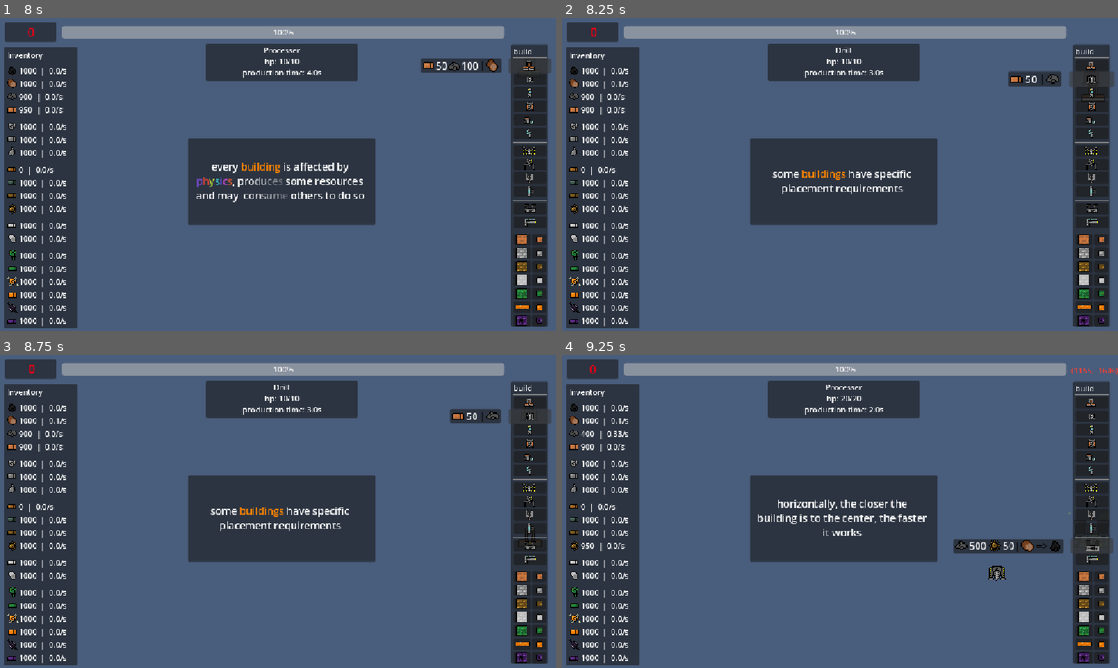
Above: before the commit, frames 1-4 (two rows, left to right).
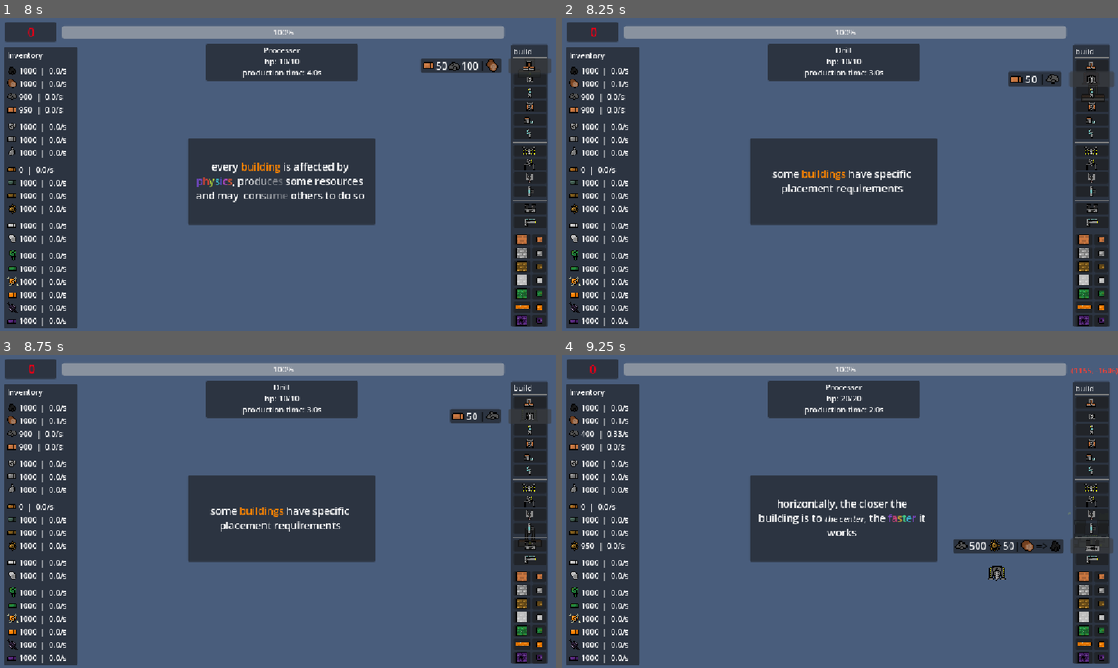
Above: after the commit, the same moments.

Repository: lucasbou-upsider/Indie-jam
Game: Godot game, scene res://scene/world.tscn
Two runs of this game, one before a commit and one after it. Both use one fixed random seed, a clock stepped at 60 frames per second and the inputs below.
Inputs (mouse positions are in pixels of both pictures, inside the frame that each line leads up to):
- Up to frame 1 (8 s): tap Enter at 0.5, 4.25, 6.5 s; move the mouse to (250, 237) at 0.52 s; hold Right mouse button (click droit) 0.53-1.28 s; hold W (haut) 0.53-2.03 s; move the mouse to (444, 221) at 1.27 s; click (444, 221) at 1.35 s; move the mouse to (111, 127) at 2.02 s; hold Shift (courir) 2.03-2.78 s; hold A (gauche) 2.03-3.53 s; move the mouse to (305, 174) at 2.77 s; tap E (verif_pv) at 2.85, 5.85 s; tap Space at 3.5, 5 s; move the mouse to (194, 96) at 3.52 s; hold S (bas) 3.53-4.28 s; hold Right mouse button (click droit) 3.53-4.28 s; move the mouse to (400, 158) at 4.27 s; hold D (droite) 4.28-5.03 s; click (400, 158) at 4.35 s; move the mouse to (166, 190) at 5.02 s; hold W (haut) 5.03-5.78 s; hold Shift (courir) 5.03-5.78 s; move the mouse to (333, 105) at 5.77 s; hold D (droite) 5.78-7.25 s; move the mouse to (250, 237) at 6.52 s; hold Right mouse button (click droit) 6.53-7.25 s; click (528, 64) at 7.25 s
- Up to frame 2 (8.25 s): click (1090, 80) at 8 s
- Up to frame 3 (8.75 s): no input
- Up to frame 4 (9.25 s): move the mouse to (1090, 539) at 8.77 s; hold D (droite) from 8.78 s (still down); click (1090, 539) at 8.85 s

Frame 1 is identical in both runs. In frame 2, 0.2% of the frame differs, in the area x 39-62%, y 53-57%; in frame 3, 0.2%; in frame 4, 0.6%, in the area x 35-66%, y 50-58%.

Commit message:
tutooooooo finito 2

Diff:
--- a/project.godot
+++ b/project.godot
@@ -35,25 +35,21 @@
 haut={
 "deadzone": 0.2,
 "events": [Object(InputEventKey,"resource_local_to_scene":false,"resource_name":"","device":-1,"window_id":0,"alt_press …(192 unchanged characters)…
-, Object(InputEventKey,"resource_local_to_scene":false,"resource_name":"","device":-1,"window_id":0,"alt_pressed":false,"shift_pressed":false,"ctrl_pressed":false,"meta_pressed":false,"pressed":false,"keycode":0,"physical_keycode":4194320,"key_label":0,"unicode":0,"location":0,"echo":false,"script":null)
 ]
 }
 bas={
 "deadzone": 0.2,
 "events": [Object(InputEventKey,"resource_local_to_scene":false,"resource_name":"","device":-1,"window_id":0,"alt_press …(192 unchanged characters)…
-, Object(InputEventKey,"resource_local_to_scene":false,"resource_name":"","device":-1,"window_id":0,"alt_pressed":false,"shift_pressed":false,"ctrl_pressed":false,"meta_pressed":false,"pressed":false,"keycode":0,"physical_keycode":4194322,"key_label":0,"unicode":0,"location":0,"echo":false,"script":null)
 ]
 }
 gauche={
 "deadzone": 0.2,
 "events": [Object(InputEventKey,"resource_local_to_scene":false,"resource_name":"","device":-1,"window_id":0,"alt_press …(192 unchanged characters)…
-, Object(InputEventKey,"resource_local_to_scene":false,"resource_name":"","device":-1,"window_id":0,"alt_pressed":false,"shift_pressed":false,"ctrl_pressed":false,"meta_pressed":false,"pressed":false,"keycode":0,"physical_keycode":4194319,"key_label":0,"unicode":0,"location":0,"echo":false,"script":null)
 ]
 }
 droite={
 "deadzone": 0.2,
 "events": [Object(InputEventKey,"resource_local_to_scene":false,"resource_name":"","device":-1,"window_id":0,"alt_press …(192 unchanged characters)…
-, Object(InputEventKey,"resource_local_to_scene":false,"resource_name":"","device":-1,"window_id":0,"alt_pressed":false,"shift_pressed":false,"ctrl_pressed":false,"meta_pressed":false,"pressed":false,"keycode":0,"physical_keycode":4194321,"key_label":0,"unicode":0,"location":0,"echo":false,"script":null)
 ]
 }
 courir={
--- a/scene/tuto.gd
+++ b/scene/tuto.gd
@@ -18,9 +18,9 @@
 	"on the left you can see your [color=ffff00]resources and production...",
 	"...and on the right [color=ff8500]the buildings",
 	"every [color=ff8500]building[/color] is affected by [rainbow]physics[/rainbow], [fade]produces[/fade] some resources and may [fade] consume [/fade]others to do so",
-	"some [color=ff8500]buildings[/color] have specific placement requirements",
-	"horizontally, the closer the building is to the center, the faster it works",
-	"the game is divided into 4 main phases, each with new dangers and buildings",
+	"some [color=ff8500]buildings[/color] have specific [shake]placement requirements",
+	"horizontally, the closer the building is to [i]the center[/i], the [rainbow]faster[/rainbow] it works",
+	"the game is divided into [wave]4 main phases[/wave], each with new [color=d70000]dangers[/color] and [color=ff8500]buildings",
 	"[rainbow]Have fun!"
 ]
 
--- a/scene/world.tscn
+++ b/scene/world.tscn
@@ -218,7 +218,7 @@
 script = ExtResource("6_1402k")
 
 [node name="vague_Timer" type="Timer" parent="Vague" unique_id=1662032850]
-wait_time = 104.73
+wait_time = 300.0
 one_shot = true
 
 [node name="warner" type="AudioStreamPlayer" parent="Vague" unique_id=118121520]
